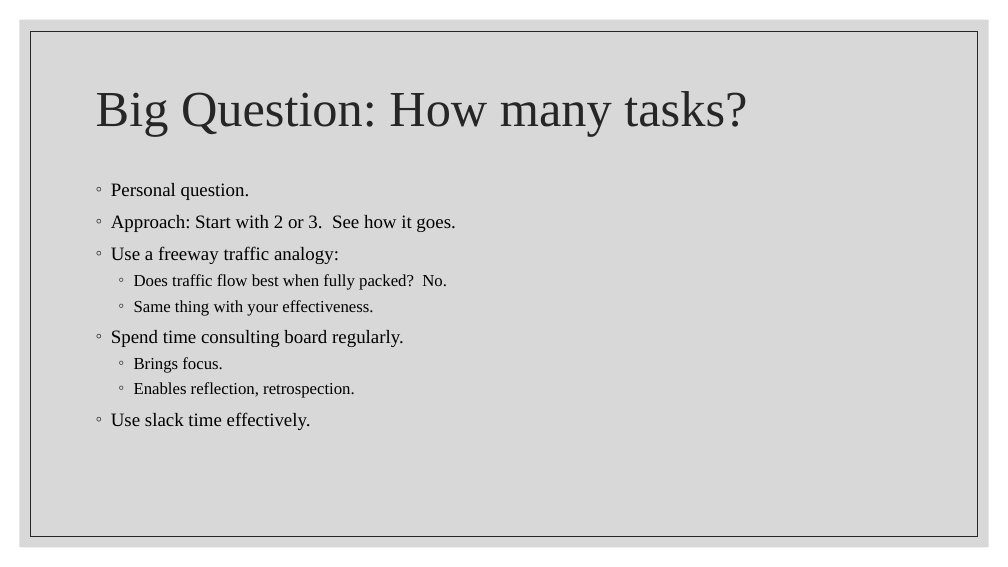
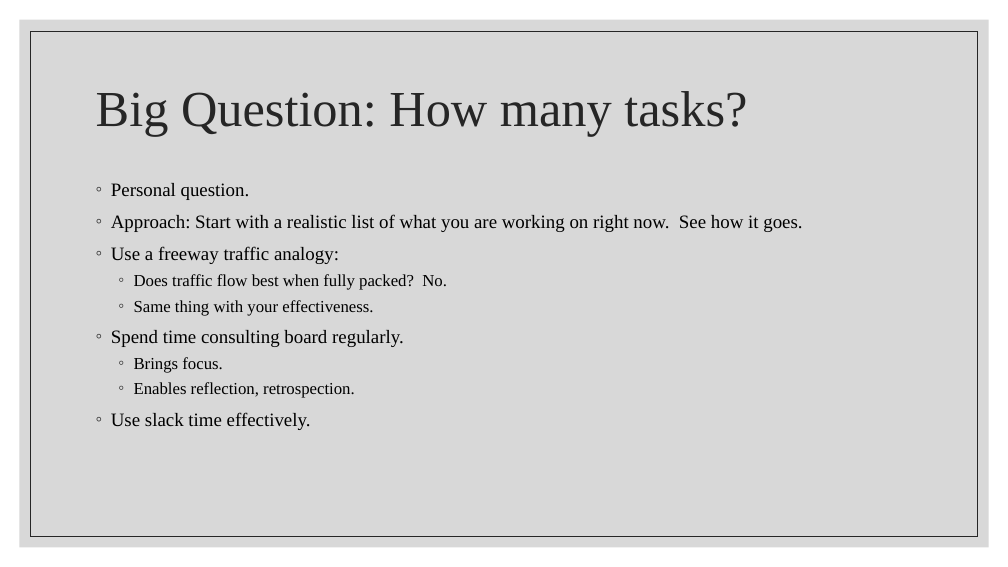
Before and after one commit to maherou/Teaching, a slide deck: slide 8 of files/CS373/BetterYou.pptx. Drawn at 1008x567 pixels with LibreOffice and Linux fonts; fonts in the diff are those of the drawing. Boxes give left, top, right and bottom in pixels: in the first picture for what was removed or moved away, otherwise in the second. Text is boxed around its words. In the diff, an @@ line names an element or a change of style, - is before the commit and + after.

```diff
--- a/files/CS373/BetterYou.pptx
+++ b/files/CS373/BetterYou.pptx
@@ text at bbox=[111, 214, 802, 232]: text changed @@
-◦ Approach: Start with 2 or 3. See how it goes.
+◦ Approach: Start with a realistic list of what you are working on right now. See how it goes.
```
Also in this commit, not shown: 3 other slides changed, 2 slides added, 3 other files.
